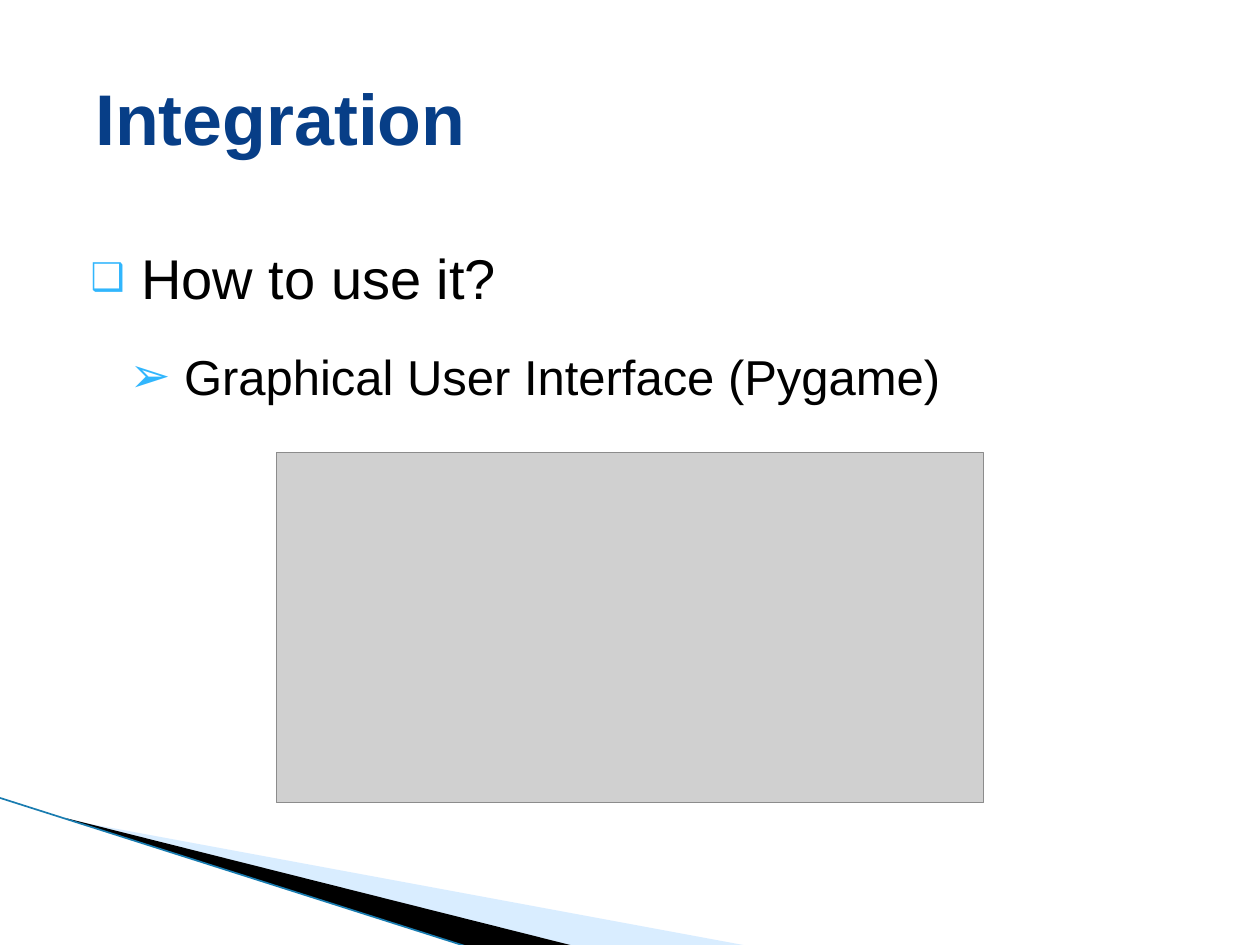
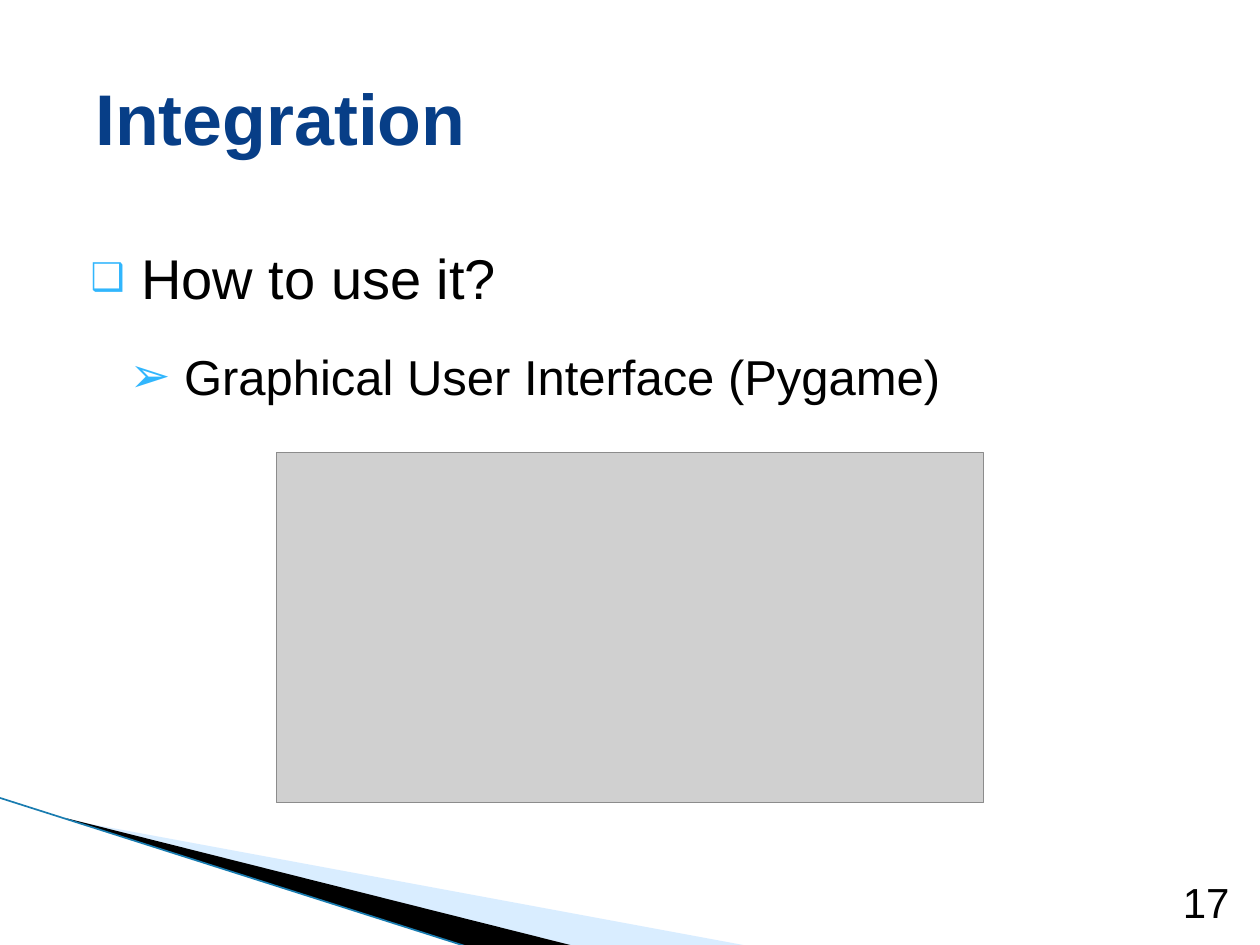
Before and after one commit to svm92/tfg, a slide deck: slide 17 of TFG - Samuel Vázquez.pptx. Drawn at 1260x945 pixels with LibreOffice and Linux fonts; fonts in the diff are those of the drawing; grey boxes stand for pictures; background and template pictures are left out. Boxes give left, top, right and bottom in pixels: in the first picture for what was removed or moved away, otherwise in the second. Text is boxed around its words. In the diff, an @@ line names an element or a change of style, - is before the commit and + after.

```diff
--- a/TFG - Samuel Vázquez.pptx
+++ b/TFG - Samuel Vázquez.pptx
@@ page number added at bbox=[1183, 889, 1230, 918], 24 pt, text #000000 @@
+17
```
Also in this commit, not shown: 17 other slides changed, 13 slides added, 1 slide removed.
